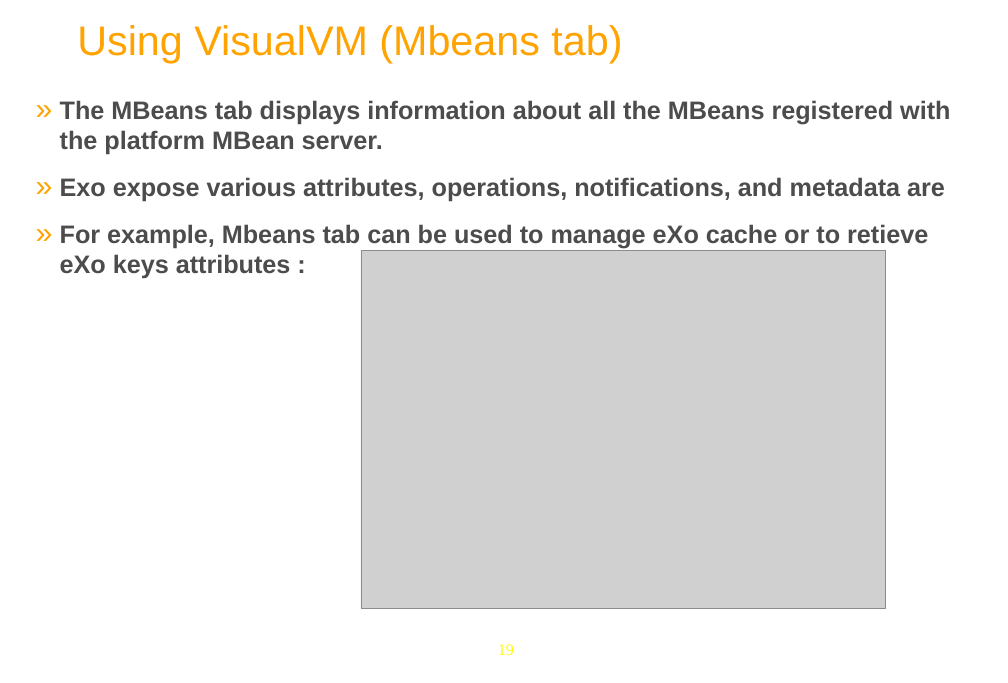
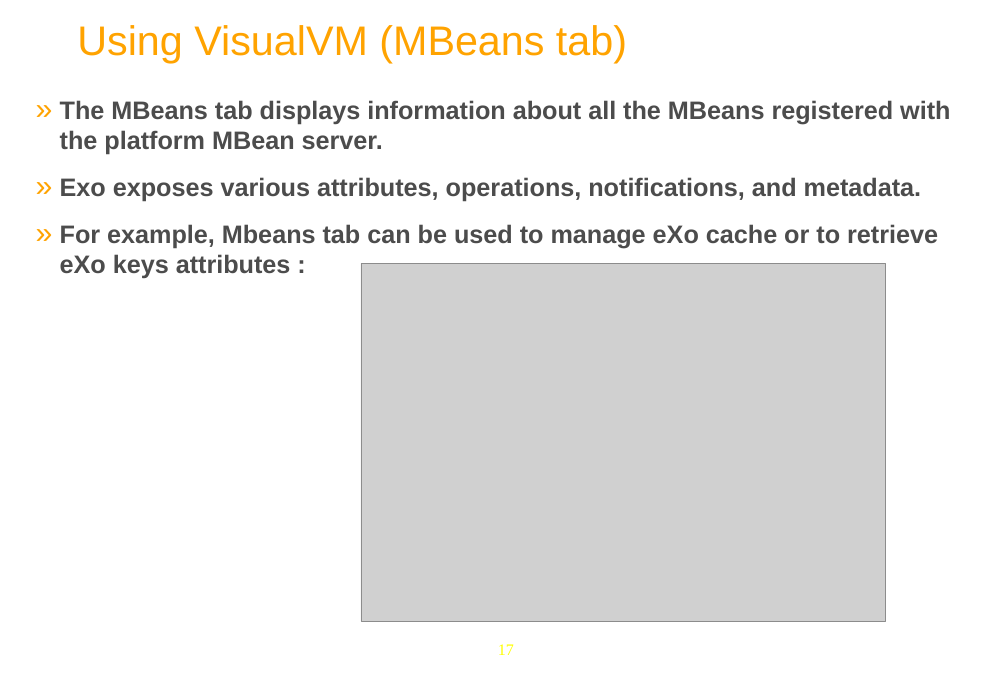
Before and after one commit to anhvurz90/training, a slide deck: slide 17 of exo-sysAdmin/980-JMX-XSys.pptx (slide 19 before the commit). Drawn at 1008x683 pixels with LibreOffice and Linux fonts; fonts in the diff are those of the drawing; grey boxes stand for pictures; background and template pictures are left out. Boxes give left, top, right and bottom in pixels: in the first picture for what was removed or moved away, otherwise in the second. Text is boxed around its words. In the diff, an @@ line names an element or a change of style, - is before the commit and + after.

```diff
--- a/exo-sysAdmin/980-JMX-XSys.pptx
+++ b/exo-sysAdmin/980-JMX-XSys.pptx
@@ title at [77, 25, 627, 63]: text changed @@
-  Using VisualVM (Mbeans tab)
+  Using VisualVM (MBeans tab)
@@ text at [60, 177, 938, 278]: text changed @@
-  » Exo expose various attributes, operations, notifications, and metadata are
-  » For example, Mbeans tab can be used to manage eXo cache or to retieve eXo keys attributes :
+  » Exo exposes various attributes, operations, notifications, and metadata.
+  » For example, Mbeans tab can be used to manage eXo cache or to retrieve eXo keys attributes :
@@ picture: place and size @@
-picture at [361, 250, 886, 608]
+picture at [361, 264, 886, 621]
@@ page number at [498, 644, 514, 655]: text changed @@
-19
+17
```
Also in this commit, not shown: 11 other slides changed, 2 slides removed, 4 other files.
